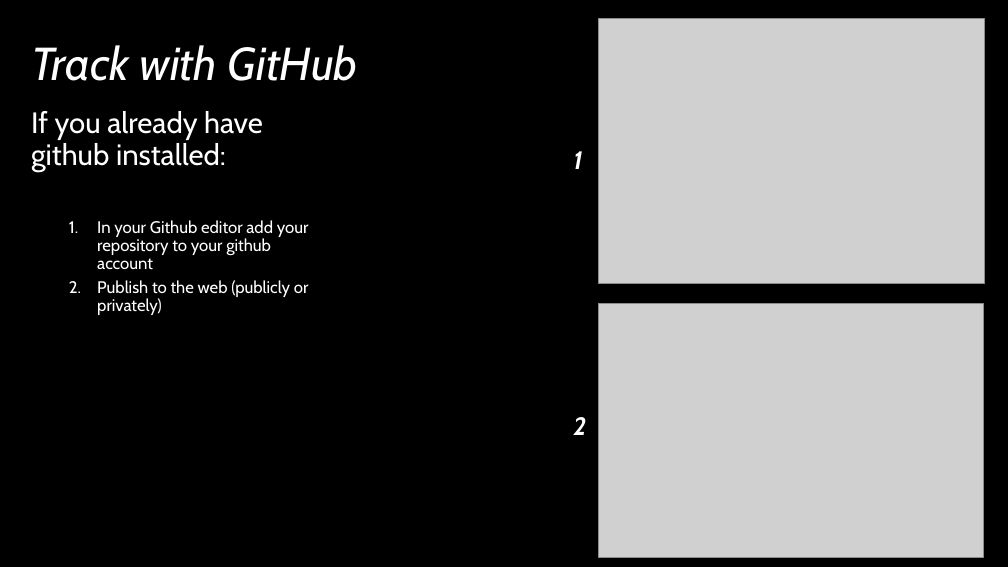
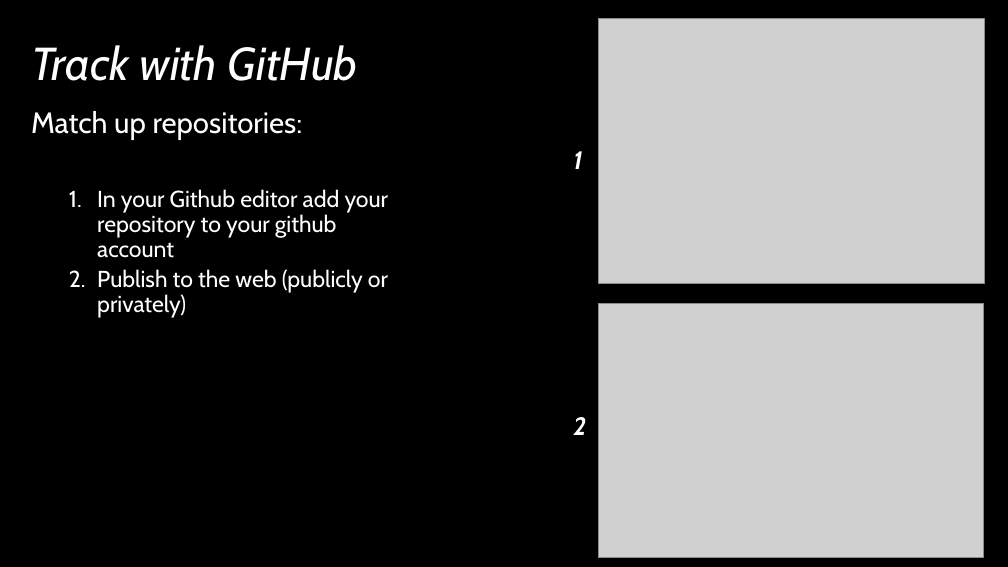
Before and after one commit to vpagowski/Lab_mtg_examples, a slide deck: slide 6 of Lab_mtg_Jun12.pptx. Drawn at 1008x567 pixels with LibreOffice and Linux fonts; fonts in the diff are those of the drawing; grey boxes stand for pictures. Boxes give left, top, right and bottom in pixels: in the first picture for what was removed or moved away, otherwise in the second. Text is boxed around its words. In the diff, an @@ line names an element or a change of style, - is before the commit and + after.

```diff
--- a/Lab_mtg_Jun12.pptx
+++ b/Lab_mtg_Jun12.pptx
@@ text at (x1=31, y1=111, x2=303, y2=140): text changed @@
-If you already have github installed:
+Match up repositories:
@@ text at (x1=97, y1=189, x2=389, y2=318): size 16 to 22 pt in "In your Github editor add your repository ...", "Publish to the web (publicly or privately)" @@
```
Also in this commit, not shown: 3 slides added, 4 other files.
